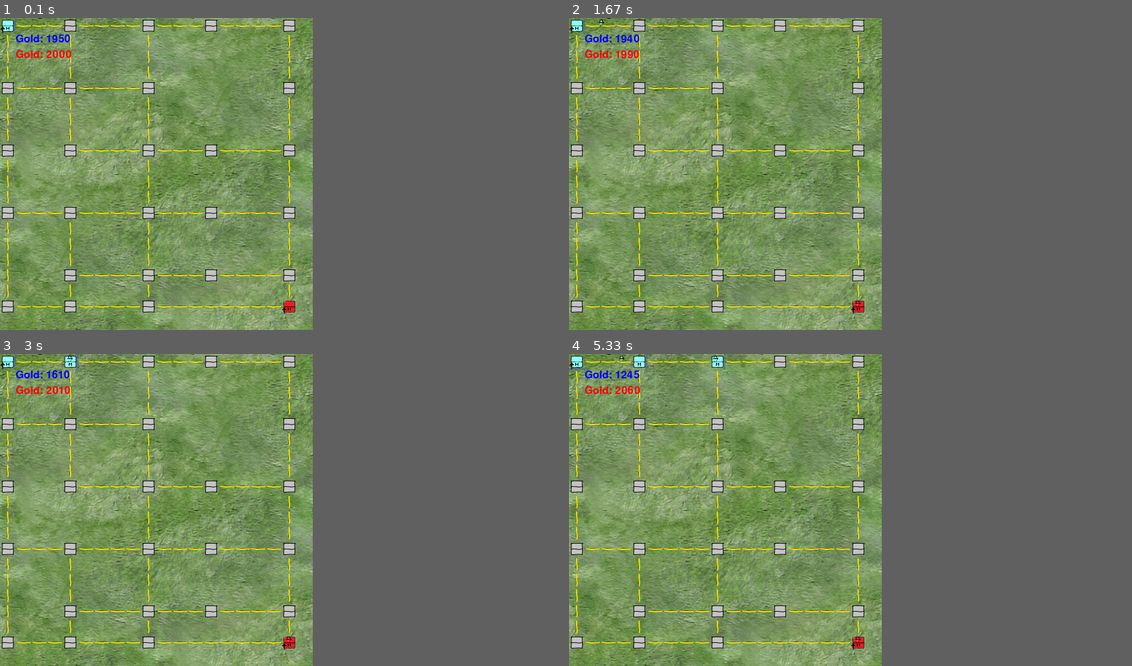
Above: before the commit, frames 1-4 (two rows, left to right).
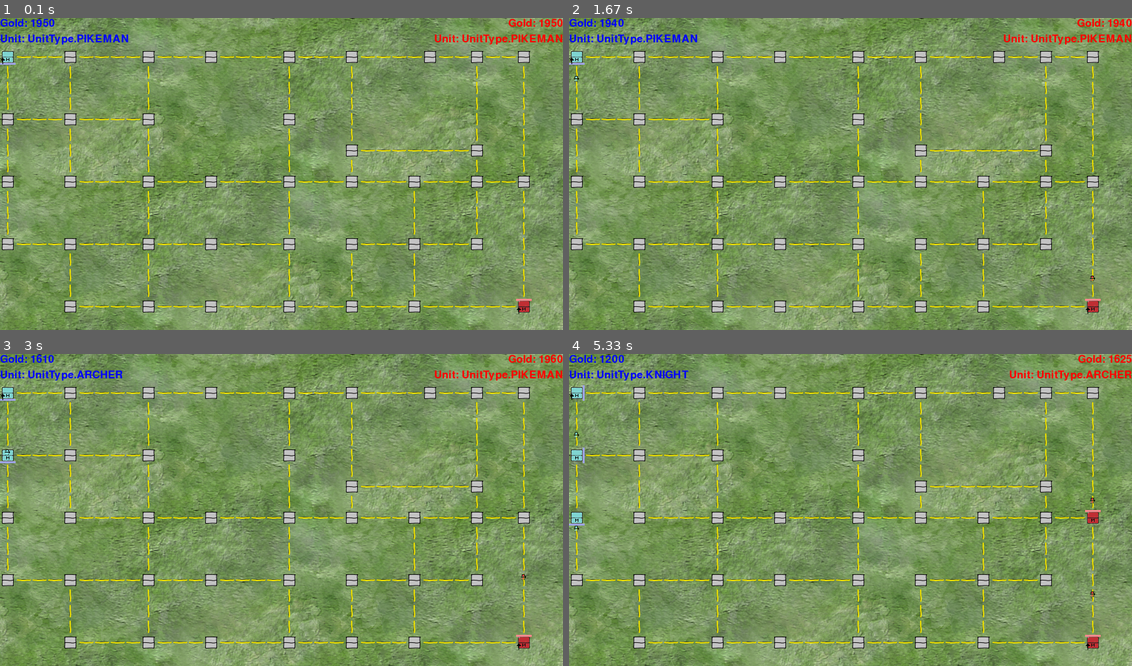
Above: after the commit, the same moments.

Repository: czebrose/ML_Projects
Game: pygame game, started from ML-Tutorial/NodeFightGame/game.py
The game is run twice, just before and just after one commit, with the same random seed, the same clock (stepped at 60 frames per second) and the same inputs.
Inputs:
- Up to frame 1 (0.1 s): no input
- Up to frame 2 (1.67 s): no input
- Up to frame 3 (3 s): no input
- Up to frame 4 (5.33 s): no input
In our replay, the window is 500x500 before the commit and 900x500 after it. These sizes can differ from the game's own. Grey fills any space a smaller window leaves; there, only what the larger window draws over its background counts as a difference.

The runs differ from the first frame. In frame 1, 50% of the frame differs, in the area x 0-100%, y 0-100%; in frame 2, 50%; in frame 3, 50%; in frame 4, 50%.

Commit message:
A ton of refactoring and clean up

Diff:
--- a/ML-Tutorial/NodeFightGame/fight.py
+++ b/ML-Tutorial/NodeFightGame/fight.py
@@ -18,6 +18,6 @@
 
     def draw(self, win):
         if self.frame_count > 0:
-            pixel_x = self.x * util.NODE_WIDTH
-            pixel_y = self.y * util.NODE_WIDTH
+            pixel_x = self.x * util.NODE_SIZE
+            pixel_y = self.y * util.NODE_SIZE
             win.blit(FIGHT_IMGS[self.frame_count - 1], (pixel_x, pixel_y))
--- a/ML-Tutorial/NodeFightGame/game.py
+++ b/ML-Tutorial/NodeFightGame/game.py
@@ -1,8 +1,7 @@
 import pygame
-import io
 import util
+import os
 from util import Direction, PlayerColor
-from player import PlayerInput
 from humanplayer import HumanPlayerInput
 from simpleplayer import SimplePlayer
 from node import Node, Building
@@ -10,7 +9,7 @@
 pygame.font.init()
 
 
-WIN_WIDTH = 1000
+WIN_WIDTH = 1800
 WIN_HEIGHT = 1000
 
 FPS = 60
@@ -23,13 +22,17 @@
 
 
 def check_input(global_map, players):
-    for event in pygame.event.get():
-        if event.type == pygame.QUIT:
-            pygame.quit()
-            quit()
-            return False, global_map, players
-    for p in players:
-        global_map = players[p].check_input(global_map)
+    if pygame.get_init():
+        for event in pygame.event.get():
+            if event.type == pygame.QUIT:
+                pygame.quit()
+                quit()
+                return False, global_map, players
+    thoughts = ""
+    for p in players:
+        global_map, thought = players[p].check_input(global_map)
+        thoughts = thoughts + thought
+    print(thoughts)
     return True, global_map, players
 
 
@@ -105,7 +108,14 @@
 
 
 def draw(global_map, win, players, fights, update=True):
-    win.blit(BACKGROUND_IMG, (0,0))
+    bg_x = 0
+    bg_y = 0
+    while bg_y < WIN_HEIGHT:
+        while bg_x < WIN_WIDTH:
+            win.blit(BACKGROUND_IMG, (bg_x, bg_y))
+            bg_x = bg_x + util.BG_WIDTH
+        bg_x = 0
+        bg_y = bg_y + util.BG_HEIGHT
     for map_row in global_map:
         for location in map_row:
             if location:
@@ -142,7 +152,7 @@
     x_index = 0
     y_index = 0
     for c in map_file_contents:
-        if c == 'N' or c == 'B' or c == 'R':
+        if c == 'N' or c == 'M' or c == 'B' or c == 'R':
             node = Node(x_index, y_index, c)
             new_map[y_index].append(node)
             x_index += 1
@@ -164,47 +174,74 @@
                     east_loc = new_map[y][x+1]
                     if east_loc:
                         location.add_neighbor(Direction.EAST, east_loc)
-                if y < len(new_map) - 1:
+                if y < len(new_map) - 1 and new_map[y+1]:
                     south_loc = new_map[y+1][x]
                     if south_loc:
                         location.add_neighbor(Direction.SOUTH, south_loc)
     return new_map
 
 
-def main():
-    global_map = build_map()
-    players = {
-        PlayerColor.BLUE: SimplePlayer(PlayerColor.BLUE),
-        PlayerColor.RED: HumanPlayerInput(PlayerColor.RED)
-    }
-    fights = []
+def update_game(global_map, players, fights, winning_player):
+    players = collect_gold(global_map, players)
+    fights = update_fights(fights)
+    global_map, fights = fight(global_map, fights)
+    global_map = move_units(global_map)
+    global_map, players = spawn_units(global_map, players)
+    home_exists = get_existing_homes(global_map, players)
+    if len(home_exists) == 1:
+        winning_player, _ = home_exists.popitem()
+    elif len(home_exists) <= 0:
+        winning_player = PlayerColor.NEUTRAL
+    return global_map, players, fights, winning_player
+
+
+def run_with_window(global_map, players, fights, winning_player):
+    pygame.init()
+    os.environ['SDL_VIDEO_WINDOW_POS'] = "%d,%d" % (30, 30)
     win = pygame.display.set_mode((WIN_WIDTH, WIN_HEIGHT))
     clock = pygame.time.Clock()
     tick_counter = 0
-    winning_player = None
-    while not winning_player:
+    run = True
+    while not winning_player and run:
         clock.tick(FPS)
         run, global_map, players = check_input(global_map, players)
         tick_counter += clock.get_time()
         if tick_counter > GAME_UPDATE_TIME:
             tick_counter = 0
-            players = collect_gold(global_map, players)
-            fights = update_fights(fights)
-            global_map, fights = fight(global_map, fights)
-            global_map = move_units(global_map)
-            global_map, players = spawn_units(global_map, players)
-            home_exists = get_existing_homes(global_map, players)
-            if len(home_exists) == 1:
-                winning_player, _ = home_exists.popitem()
-            elif len(home_exists) <= 0:
-                winning_player = PlayerColor.NEUTRAL
+            global_map, players, fights, winning_player = update_game(global_map, players, fights, winning_player)
         draw(global_map, win, players, fights)
-
-    while True:
+    return win, clock, run, winning_player
+
+
+def show_win_screen(win, clock, run, global_map, players, fights, winning_player):
+    while run:
         clock.tick(FPS)
         run, global_map, players = check_input(global_map, players)
         draw(global_map, win, players, fights, False)
         draw_victory(winning_player, win)
 
 
-main()
+def main(show_window):
+    global_map = build_map()
+    players = {
+        PlayerColor.BLUE: SimplePlayer(PlayerColor.BLUE),
+        PlayerColor.RED: SimplePlayer(PlayerColor.RED)
+    }
+    fights = []
+    winning_player = None
+    run = True
+    if show_window:
+        win, clock, run, winning_player = run_with_window(global_map, players, fights, winning_player)
+        show_win_screen(win, clock, run, global_map, players, fights, winning_player)
+    else:
+        while not winning_player and run:
+            run, global_map, players = check_input(global_map, players)
+            global_map, players, fights, winning_player = update_game(global_map, players, fights, winning_player)
+    return winning_player
+
+
+winning_players = []
+show_window = True
+for _ in range(1):
+    winning_players.append(main(show_window))
+print(winning_players)
--- a/ML-Tutorial/NodeFightGame/location.py
+++ b/ML-Tutorial/NodeFightGame/location.py
@@ -58,7 +58,9 @@
         return False
 
     def fight(self):
+        # list of Fight objects
         fights = []
+        # dictionary of PlayerColor to list of locations
         fighting_locations = {}
         fighting_locations = self.add_fighting_neighbor(fighting_locations, Direction.EAST)
         fighting_locations = self.add_fighting_neighbor(fighting_locations, Direction.WEST)
@@ -68,6 +70,7 @@
             fighting_locations = util.add_loc_to_fight_queue(fighting_locations, self.unit_in_loc.owner, self)
 
         while len(fighting_locations.keys()) > 1:
+            # Dictionary of PlayerColor to Location
             round_fighters = {}
             for color in fighting_locations.keys():
                 round_fighters[color] = fighting_locations[color].pop()
@@ -140,8 +143,8 @@
             self.expected_units = []
 
     def get_pixel_pos(self):
-        pixel_x = self.x * util.NODE_WIDTH
-        pixel_y = self.y * util.NODE_WIDTH
+        pixel_x = self.x * util.NODE_SIZE
+        pixel_y = self.y * util.NODE_SIZE
         return pixel_x, pixel_y
 
     @abc.abstractmethod
--- /dev/null
+++ b/ML-Tutorial/NodeFightGame/map_0.txt
@@ -0,0 +1,9 @@
+B+++N+++N
++   +   +
++   +   +
++   +   +
+N+++N+++N
++   +   +
++   +   +
++   +   +
+N+++N+++R
--- a/ML-Tutorial/NodeFightGame/map_1.txt
+++ b/ML-Tutorial/NodeFightGame/map_1.txt
@@ -1,19 +1,19 @@
-B+++N++++N+++N++++N
-+   +    +        +
-+   +    +        +
-+   +    +        +
-N+++N++++N        N
-+   +    +        +
-+   +    +        +
-+   +    +        +
-N   N++++N+++N++++N
-+        +        +
-+        +        +
-+        +        +
-N+++N++++N+++N++++N
-+   +    +        +
-+   +    +        +
-+   +    +        +
-+   N++++N+++N++++N
-+   +    +        +
-N+++N++++N++++++++R
+
+
+B+++N++++N+++N++++N+++N++++N++M++N
++   +    +        +   +       +  +
++   +    +        +   +       +  +
++   +    +        +   +       +  +
+N+++N++++N        N   +       +  +
++   +    +        +   +       +  +
++   +    +        +   M+++++++N  +
++   +    +        +   +       +  +
+N   N++++M+++N++++M+++M+++N+++N++N
++        +        +       +   +  +
++        +        +       +   +  +
++        +        +       +   +  +
+N+++M++++M+++N++++M   N+++N+++N  +
+    +    +        +   +   +      +
+    +    +        +   +   +      +
+    +    +        +   +   +      +
+    N++++N+++N++++N+++N+++N++++++R
--- a/ML-Tutorial/NodeFightGame/node.py
+++ b/ML-Tutorial/NodeFightGame/node.py
@@ -1,3 +1,4 @@
+import pygame
 import util
 from util import Direction, UnitType, PlayerColor, BuildingType
 from unit import Unit
@@ -9,22 +10,27 @@
 BLUE_NODE_IMG = util.load_img("node_blue.png")
 NEUTRAL_NODE_IMG = util.load_img("node_neutral.png")
 
-NODE_EXIT_RED_NORTH_IMG = util.load_img("node_exit_red_north.png")
-NODE_EXIT_RED_SOUTH_IMG = util.load_img("node_exit_red_south.png")
-NODE_EXIT_RED_WEST_IMG = util.load_img("node_exit_red_west.png")
-NODE_EXIT_RED_EAST_IMG = util.load_img("node_exit_red_east.png")
-NODE_EXIT_BLUE_NORTH_IMG = util.load_img("node_exit_blue_north.png")
-NODE_EXIT_BLUE_SOUTH_IMG = util.load_img("node_exit_blue_south.png")
-NODE_EXIT_BLUE_WEST_IMG = util.load_img("node_exit_blue_west.png")
-NODE_EXIT_BLUE_EAST_IMG = util.load_img("node_exit_blue_east.png")
+NODE_EXIT_BG_NORTH_IMG = util.load_img("node_exit_background.png")
+NODE_EXIT_BG_WEST_IMG = pygame.transform.rotate(NODE_EXIT_BG_NORTH_IMG, 90)
+NODE_EXIT_BG_SOUTH_IMG = pygame.transform.rotate(NODE_EXIT_BG_NORTH_IMG, 180)
+NODE_EXIT_BG_EAST_IMG = pygame.transform.rotate(NODE_EXIT_BG_NORTH_IMG, 270)
+NODE_EXIT_RED_NORTH_IMG = util.load_img("node_exit_red.png")
+NODE_EXIT_RED_WEST_IMG = pygame.transform.rotate(NODE_EXIT_RED_NORTH_IMG, 90)
+NODE_EXIT_RED_SOUTH_IMG = pygame.transform.rotate(NODE_EXIT_RED_NORTH_IMG, 180)
+NODE_EXIT_RED_EAST_IMG = pygame.transform.rotate(NODE_EXIT_RED_NORTH_IMG, 270)
+NODE_EXIT_BLUE_NORTH_IMG = util.load_img("node_exit_blue.png")
+NODE_EXIT_BLUE_WEST_IMG = pygame.transform.rotate(NODE_EXIT_BLUE_NORTH_IMG, 90)
+NODE_EXIT_BLUE_SOUTH_IMG = pygame.transform.rotate(NODE_EXIT_BLUE_NORTH_IMG, 180)
+NODE_EXIT_BLUE_EAST_IMG = pygame.transform.rotate(NODE_EXIT_BLUE_NORTH_IMG, 270)
 
 
 class Node(Location):
     def __init__(self, x, y, node_type):
         Location.__init__(self, x, y)
-        if node_type == 'N':
+        if node_type == 'N' or node_type == 'M':
             self.owner = PlayerColor.NEUTRAL
             self.building = Building(BuildingType.EMPTY, UnitType.EMPTY)
+            self.important = node_type == 'M'
         elif node_type == 'B':
             self.owner = PlayerColor.BLUE
             self.building = Building(BuildingType.HOME, UnitType.PIKEMAN)
@@ -76,10 +82,10 @@
             self.unit_in_loc.set_direction(self.exit_direction[self.owner])
 
     def check_click(self, x, y):
-        top = self.y * util.NODE_WIDTH
-        left = self.x * util.NODE_WIDTH
-        right = left + util.NODE_WIDTH
-        bottom = top + util.NODE_WIDTH
+        top = self.y * util.NODE_SIZE
+        left = self.x * util.NODE_SIZE
+        right = left + util.NODE_SIZE
+        bottom = top + util.NODE_SIZE
         return left <= x <= right and top <= y <= bottom
 
     def is_home_node(self, player):
@@ -94,6 +100,15 @@
             win.blit(NEUTRAL_NODE_IMG, pos)
 
     def draw_node_exit(self, win, pos):
+        for exit_dir in self.exit_direction:
+            if self.exit_direction[exit_dir] == Direction.NORTH:
+                win.blit(NODE_EXIT_BG_NORTH_IMG, pos)
+            elif self.exit_direction[exit_dir] == Direction.SOUTH:
+                win.blit(NODE_EXIT_BG_SOUTH_IMG, pos)
+            elif self.exit_direction[exit_dir] == Direction.EAST:
+                win.blit(NODE_EXIT_BG_EAST_IMG, pos)
+            elif self.exit_direction[exit_dir] == Direction.WEST:
+                win.blit(NODE_EXIT_BG_WEST_IMG, pos)
         if self.exit_direction[PlayerColor.RED] == Direction.NORTH:
             win.blit(NODE_EXIT_RED_NORTH_IMG, pos)
         elif self.exit_direction[PlayerColor.RED] == Direction.SOUTH:
--- a/ML-Tutorial/NodeFightGame/player.py
+++ b/ML-Tutorial/NodeFightGame/player.py
@@ -17,14 +17,19 @@
     def __init__(self, color):
         self.color = color
         self.highlight_node = None
-        self.gold = 2000
+        self.gold = util.STARTING_GOLD
         self.unit_pref = UnitType.PIKEMAN
 
     def check_input(self, global_map):
         self.highlight_node = self.get_highlight_node(global_map)
         command = self.get_command(global_map)
         self.execute_command(command)
-        return global_map
+
+        target = None
+        if self.highlight_node:
+            target = (self.highlight_node.x, self.highlight_node.y)
+        thought = str(self.color) + "\t" + str(target) + "\t" + str(command) + "\t\t"
+        return global_map, thought
 
     @abc.abstractmethod
     def get_highlight_node(self, global_map) -> object:
@@ -77,23 +82,30 @@
                 node.building.unit_type = unit_type
                 self.gold -= util.UNIT_TYPE_CHANGE_COST
 
+    # Returns the text rect for the given text.
+    # text: The text which we're getting the rect for
+    # top: The position of the top of that rect
+    def get_text_rect(self, win, text, top):
+        text_rect = text.get_rect()
+        text_rect.top = top
+        if self.color is PlayerColor.RED:
+            text_rect.right = win.get_width()
+        elif self.color is PlayerColor.BLUE:
+            text_rect.left = 0
+        return text_rect
+
     def draw(self, win):
         if self.highlight_node:
-            x = self.highlight_node.x * util.NODE_WIDTH
-            y = self.highlight_node.y * util.NODE_WIDTH
+            x = self.highlight_node.x * util.NODE_SIZE
+            y = self.highlight_node.y * util.NODE_SIZE
             if self.color == PlayerColor.BLUE:
                 win.blit(NODE_HIGHLIGHT_BLUE_IMG, (x, y))
             elif self.color == PlayerColor.RED:
                 win.blit(NODE_HIGHLIGHT_RED_IMG, (x, y))
-        if self.color is PlayerColor.RED:
-            x = util.NODE_WIDTH
-            y = 2 * util.NODE_WIDTH
-            color = (255, 0, 0)
-            text = STAT_FONT.render("Gold: " + str(self.gold), 1, color)
-            win.blit(text, (x, y))
-        if self.color is PlayerColor.BLUE:
-            x = util.NODE_WIDTH
-            y = util.NODE_WIDTH
-            color = (0, 0, 255)
-            text = STAT_FONT.render("Gold: " + str(self.gold), 1, color)
-            win.blit(text, (x, y))
+        color = util.get_color_for_player(self.color)
+        text = STAT_FONT.render("Gold: " + str(self.gold), True, color)
+        text_rect = self.get_text_rect(win, text, 0)
+        win.blit(text, text_rect)
+        text = STAT_FONT.render("Unit: " + str(self.unit_pref), True, color)
+        text_rect = self.get_text_rect(win, text, util.NODE_SIZE)
+        win.blit(text, text_rect)
--- a/ML-Tutorial/NodeFightGame/simpleplayer.py
+++ b/ML-Tutorial/NodeFightGame/simpleplayer.py
@@ -33,7 +33,7 @@
             income = income + (node.building.generate_gold() * util.SPAWN_DELAY)
             if node.building.is_empty():
                 empty_nodes = empty_nodes + 1
-        is_rich = income > expenses * INCOME_TO_EXPENSE_RATIO
+        is_rich = income > expenses * INCOME_TO_EXPENSE_RATIO or self.gold > util.STARTING_GOLD
 
         if random.random() < BUILD_CHANCE or empty_nodes >= MAX_EMPTY_NODES:
             # We want to build a building.
@@ -57,22 +57,35 @@
 
     def get_random_valid_direction(self, node):
         choices = []
-        if self.add_direction_command(node, Direction.NORTH):
-            choices.append(PlayerCommands.DIRECTION_NORTH)
-        if self.add_direction_command(node, Direction.WEST):
-            choices.append(PlayerCommands.DIRECTION_WEST)
-        if self.add_direction_command(node, Direction.EAST):
-            choices.append(PlayerCommands.DIRECTION_EAST)
-        if self.add_direction_command(node, Direction.SOUTH):
-            choices.append(PlayerCommands.DIRECTION_SOUTH)
+        enemy_choices = []
+        directions = [Direction.NORTH, Direction.SOUTH, Direction.WEST, Direction.EAST]
+        for d in directions:
+            is_valid_node, is_enemy_node, is_enemy_home = self.add_direction_command(node, d)
+            command = util.get_command_from_direction(d)
+            if is_enemy_home:
+                return command
+            if is_enemy_node:
+                enemy_choices.append(command)
+            if is_valid_node:
+                choices.append(command)
+        if len(enemy_choices) > 0:
+            return random.choice(enemy_choices)
         if len(choices) > 0:
             return random.choice(choices)
         return None
 
+    # Returns three booleans:
+    #    - If this is a valid direction
+    #    - If this is an enemy node
+    #    - If this is an enemy home node
     def add_direction_command(self, node, direction):
         n = node.neighbors[direction]
+        is_valid_node = False
+        is_enemy_node = False
+        is_enemy_home = False
         if n:
             n = n.get_next_node(direction)
-            return n and self.color is not n.owner
-        else:
-            return None
+            is_valid_node = self.color is not n.owner
+            is_enemy_node = is_valid_node and n.owner is not PlayerColor.NEUTRAL
+            is_enemy_home = is_valid_node and n.is_home_node(n.owner)
+        return is_valid_node, is_enemy_node, is_enemy_home
--- a/ML-Tutorial/NodeFightGame/unit.py
+++ b/ML-Tutorial/NodeFightGame/unit.py
@@ -30,10 +30,11 @@
             return True
 
     def set_direction(self, direction):
-        if self.next_direction:
-            self.anim_direction = self.next_direction
-        else:
-            self.anim_direction = direction
+        if self.time_to_loc <= 0:
+            if self.next_direction:
+                self.anim_direction = self.next_direction
+            else:
+                self.anim_direction = direction
         self.next_direction = direction
 
     def get_direction(self):
@@ -57,8 +58,8 @@
         elif self.anim_direction == Direction.WEST:
             x = 1
         pos_x, pos_y = pos
-        pos_x = pos_x + (x * self.time_to_loc * (util.NODE_WIDTH / 10))
-        pos_y = pos_y + (y * self.time_to_loc * (util.NODE_WIDTH / 10))
+        pos_x = pos_x + (x * self.time_to_loc * (util.NODE_SIZE / 10))
+        pos_y = pos_y + (y * self.time_to_loc * (util.NODE_SIZE / 10))
         self.time_to_loc = self.time_to_loc - 1
         return pos_x, pos_y
 
--- a/ML-Tutorial/NodeFightGame/util.py
+++ b/ML-Tutorial/NodeFightGame/util.py
@@ -3,6 +3,7 @@
 from enum import Enum
 
 
+STARTING_GOLD = 2000
 SPAWN_DELAY = 5
 UNIT_COST = 40
 BUILDING_COST = 300
@@ -11,7 +12,9 @@
 HOME_GOLD_PRODUCTION = 10
 MINE_GOLD_PRODUCTION = 5
 
-NODE_WIDTH = 50
+NODE_SIZE = 50
+BG_WIDTH = 1000
+BG_HEIGHT = 1000
 
 
 class OrderedEnum(Enum):
@@ -96,8 +99,30 @@
     return pygame.transform.scale2x(pygame.image.load(os.path.join("imgs", img_name)))
 
 
+# Adds the given location to the fight queue and return the fight queue.
+# fight_queue: dictionary of PlayerColor to a list of Locations
 def add_loc_to_fight_queue(fight_queue, owner, location):
     if not fight_queue.keys().__contains__(owner):
         fight_queue[owner] = []
     fight_queue[owner].append(location)
     return fight_queue
+
+
+def get_command_from_direction(direction):
+    if direction == Direction.NORTH:
+        return PlayerCommands.DIRECTION_NORTH
+    if direction == Direction.SOUTH:
+        return PlayerCommands.DIRECTION_SOUTH
+    if direction == Direction.WEST:
+        return PlayerCommands.DIRECTION_WEST
+    if direction == Direction.EAST:
+        return PlayerCommands.DIRECTION_EAST
+    return PlayerCommands.ERROR
+
+
+def get_color_for_player(player_color):
+    if player_color is PlayerColor.RED:
+        return 255, 0, 0
+    if player_color is PlayerColor.BLUE:
+        return 0, 0, 255
+    return 0, 0, 0
Binary file changed: ML-Tutorial/NodeFightGame/imgs/node_blue.png
Binary file added: ML-Tutorial/NodeFightGame/imgs/node_exit_background.png
Binary file added: ML-Tutorial/NodeFightGame/imgs/node_exit_blue.png
Binary file removed: ML-Tutorial/NodeFightGame/imgs/node_exit_blue_east.png
Binary file removed: ML-Tutorial/NodeFightGame/imgs/node_exit_blue_north.png
Binary file removed: ML-Tutorial/NodeFightGame/imgs/node_exit_blue_south.png
Binary file removed: ML-Tutorial/NodeFightGame/imgs/node_exit_blue_west.png
Binary file added: ML-Tutorial/NodeFightGame/imgs/node_exit_red.png
Binary file removed: ML-Tutorial/NodeFightGame/imgs/node_exit_red_east.png
Binary file removed: ML-Tutorial/NodeFightGame/imgs/node_exit_red_north.png
Binary file removed: ML-Tutorial/NodeFightGame/imgs/node_exit_red_south.png
Binary file removed: ML-Tutorial/NodeFightGame/imgs/node_exit_red_west.png
(and 1 more such lines)
